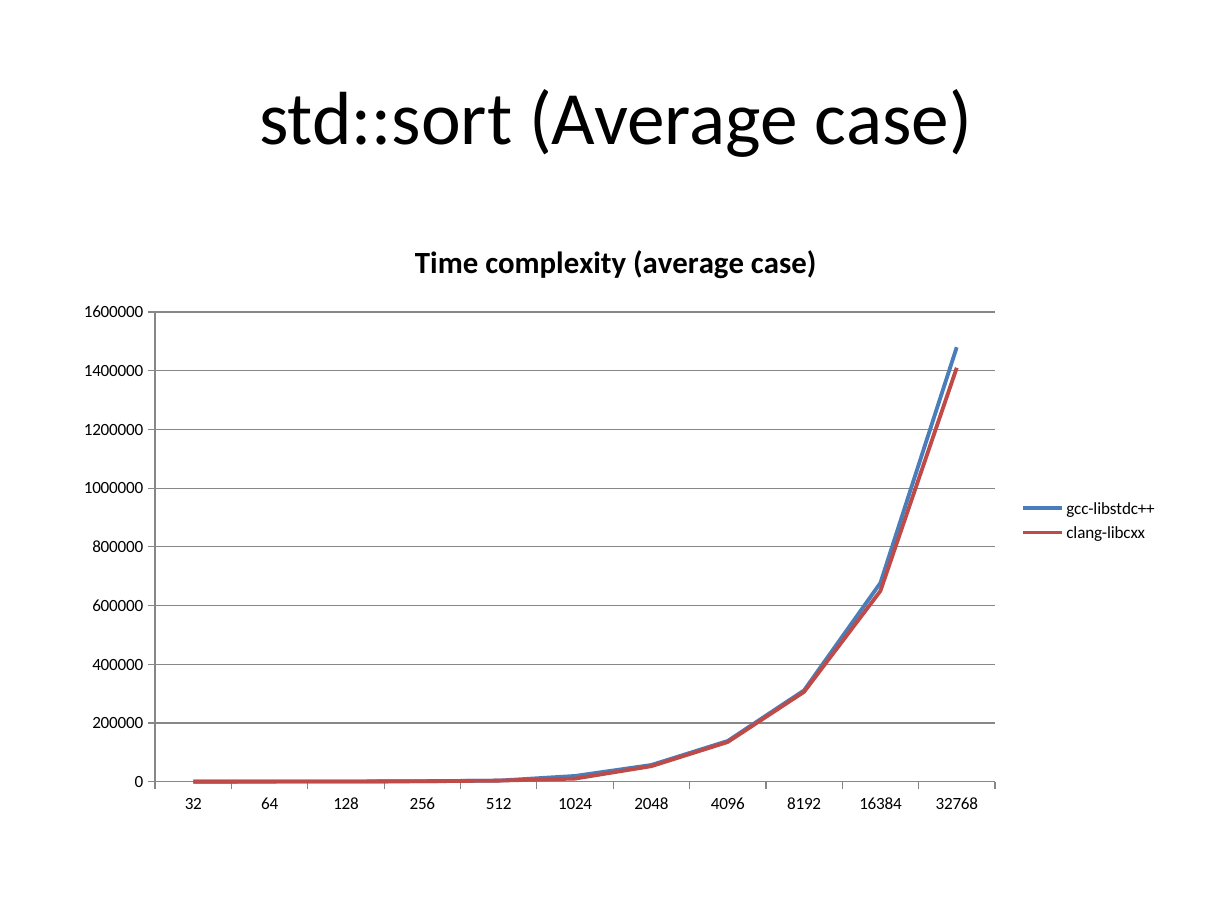
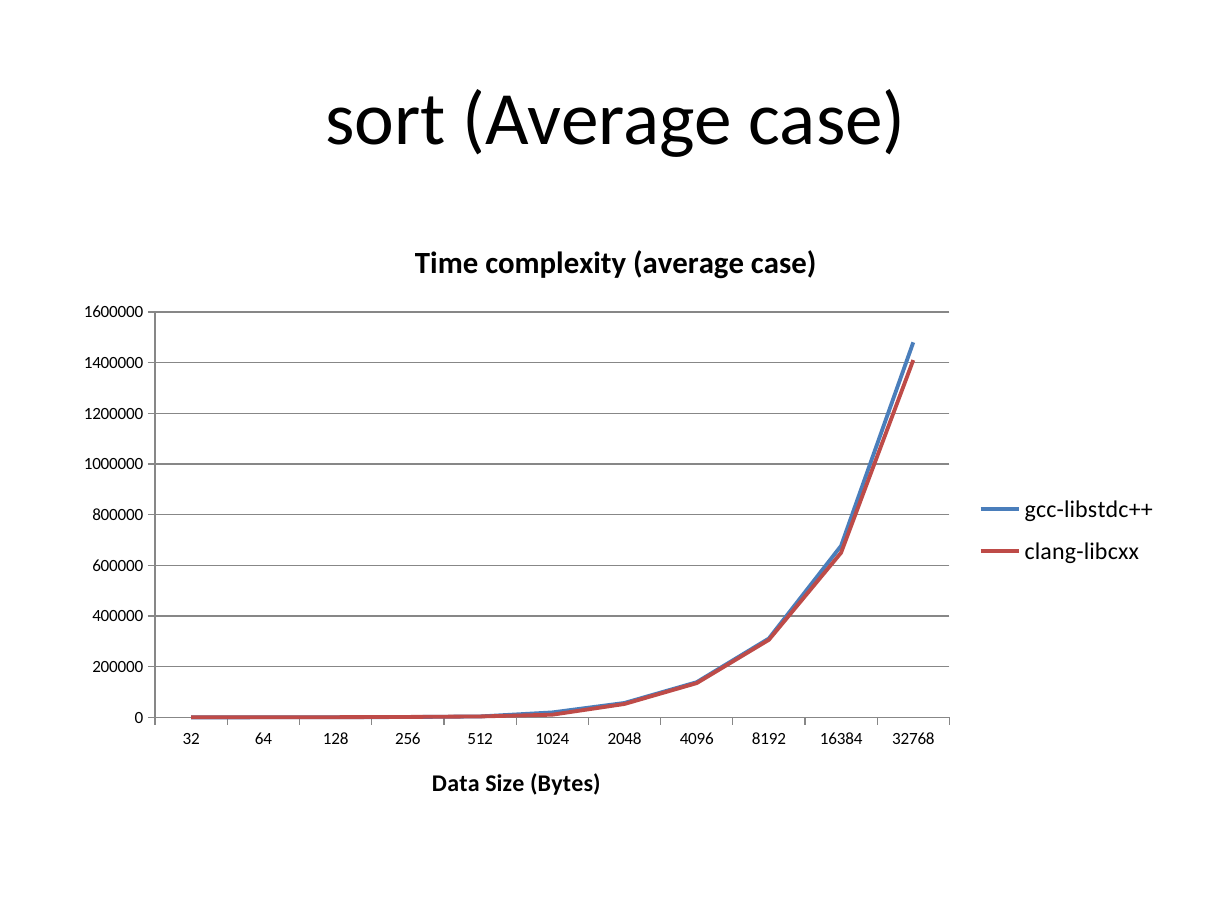
Before and after one commit to hiraditya/std-benchmark, a slide deck: slide 14 of docs/slides/slide-cppnow.pptx (slide 13 before the commit). Drawn at 1232x924 pixels with LibreOffice and Linux fonts; fonts in the diff are those of the drawing. Boxes give left, top, right and bottom in pixels: in the first picture for what was removed or moved away, otherwise in the second. Text is boxed around its words. In the diff, an @@ line names an element or a change of style, - is before the commit and + after.

```diff
--- a/docs/slides/slide-cppnow.pptx
+++ b/docs/slides/slide-cppnow.pptx
@@ title at (x1=326, y1=89, x2=906, y2=157): text changed @@
-std::sort (Average case)
+sort (Average case)
@@ line chart at (x1=62, y1=216, x2=1170, y2=825) @@
@@ category axis title "" to "Data Size (Bytes)" @@
@@ legend changed @@
```
Also in this commit, not shown: 19 other slides changed, 1 other file.
